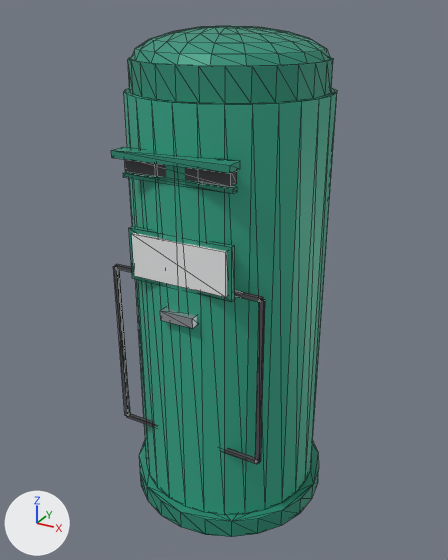
The glTF model ClientWeb/src/assets/models/road/mailbox.glb as it was, and as the next commit left it.
The view is the same before and after, from a 50 mm lens placed at (0.081, -0.1508, 0.146), pointed at (-0.0015, -0.0008, 0.071). The axes (+X, +Y, +Z) are drawn at lower left. The lights are the same throughout. The picture after the commit comes second. Mesh edges are drawn as thin lines.

Before the edit, the objects in view are built like this:
```python
mat_body_mat = principled_material('Body_Mat')
mat_body_mat.base_color = (0.0392, 0.42, 0.271)  # green #38ad8e
mat_body_mat.metallic = 0.12
mat_body_mat.roughness = 0.48
mat_mailbox_greendark_mat = principled_material('Mailbox_GreenDark_Mat')
mat_mailbox_greendark_mat.base_color = (0.0314, 0.31, 0.204)  # green #32977d
mat_mailbox_greendark_mat.metallic = 0.22
me_cylinder = bpy.data.meshes.new('Cylinder')
me_cylinder.from_pydata(...)  # 486 vertices, 900 faces; spans x -0.0306..0.0306, y -0.0308..0.0306, z 0.0..0.1417
# faces by material slot: [596, 124, 108, 60, 12]
me_cylinder.materials.append(mat_mailbox_greendark_mat)  # green #32977d
me_cylinder.materials.append(mat_mailbox_metal_mat)  # light grey #c4c8cd
me_cylinder.materials.append(mat_body_mat)  # green #38ad8e
me_cylinder.materials.append(mat_mailbox_slot_mat)  # dark grey #4f4f53
me_cylinder.materials.append(mat_mailbox_plate_mat)  # white #f5f6f6
ob_mailbox = bpy.data.objects.new('Mailbox', me_cylinder)
ob_mailbox.location = (0.0, 0.0, 0.0)
```
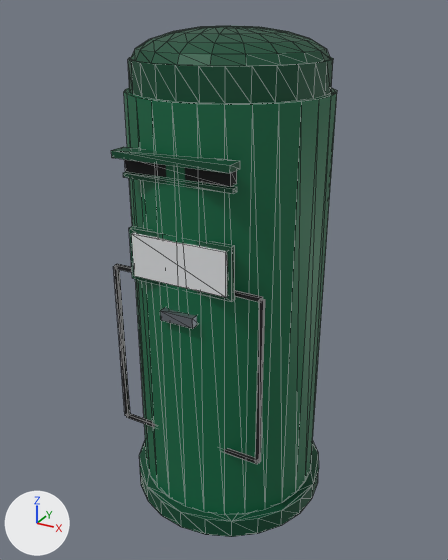
Location of each change, [x1, y1, x2, y2] in pixels of the pictures (448 x 560 px):
'Mailbox', recoloured (green to dark green): [111, 26, 337, 537] in both

Patch to the scene script:
```diff
--- a/ClientWeb/src/assets/models/road/mailbox.glb.py
+++ b/ClientWeb/src/assets/models/road/mailbox.glb.py
@@ mat_mailbox_greendark_mat @@
 mat_mailbox_greendark_mat = principled_material('Mailbox_GreenDark_Mat')
-mat_mailbox_greendark_mat.base_color = (0.0314, 0.31, 0.204)  # green #32977d
+mat_mailbox_greendark_mat.base_color = (0.00243, 0.0782, 0.0343)  # dark green #084f34
 mat_mailbox_greendark_mat.metallic = 0.22
@@ mat_body_mat @@
 mat_body_mat = principled_material('Body_Mat')
-mat_body_mat.base_color = (0.0392, 0.42, 0.271)  # green #38ad8e
+mat_body_mat.base_color = (0.00304, 0.147, 0.0595)  # dark green #0a6b45
 mat_body_mat.metallic = 0.12
```
